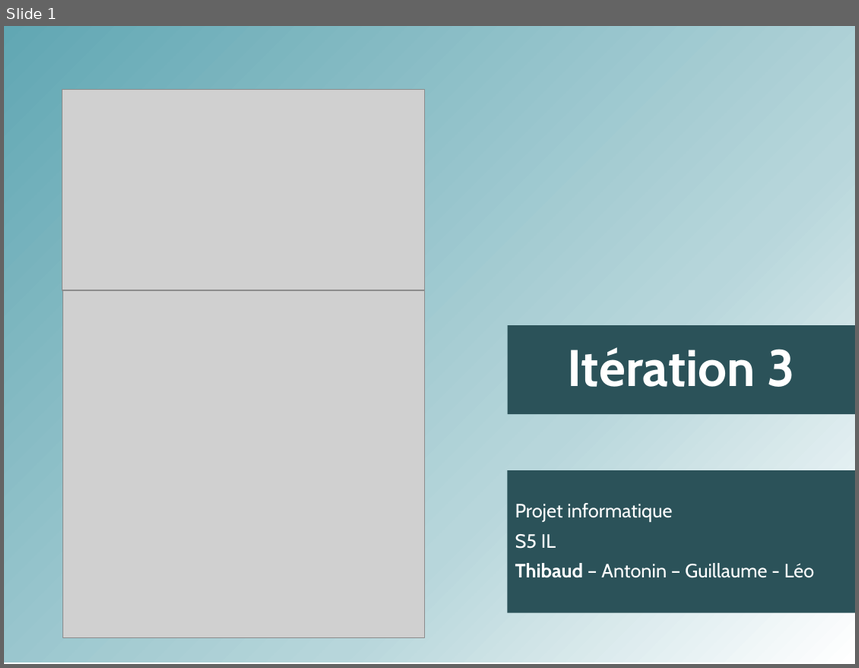
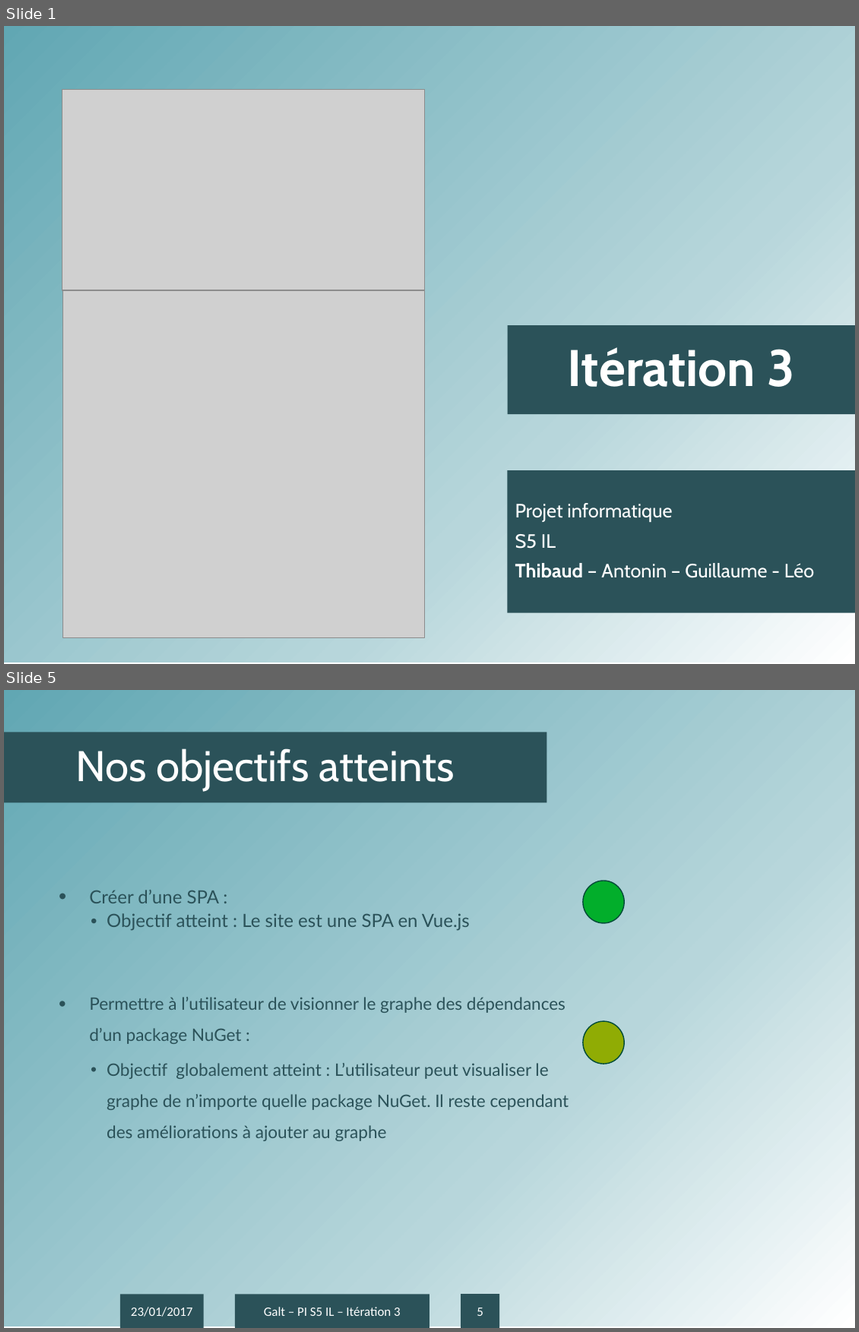
Before and after one commit to antonin-charrier/Project-Galt, a slide deck: Itérations/Présentation IT3.pptx. Shown one above the other, each under a label of ours: slide 1 before the commit, slides 1 and 5 after it; the slides between them are not shown. The pictures are 859x668 and 859x1332 pixels, drawn with LibreOffice and Linux fonts; fonts in the diff are those of the drawing; grey boxes stand for pictures; background and template pictures are left out. Boxes give left, top, right and bottom in pixels: in the first picture for what was removed or moved away, otherwise in the second. Text is boxed around its words. In the diff, an @@ line names an element or a change of style, - is before the commit and + after.

```diff
--- a/Itérations/Présentation IT3.pptx
+++ b/Itérations/Présentation IT3.pptx
@@ slide 5 added at (4,690,855,1328), background #FFFFFF; not listed: 1 template element that a slide beside it also shows @@
@@ title added at (4,733,547,802), fill #2B5259, 40 pt, text #FFFFFF @@
+Nos objectifs atteints
@@ text added at (89,890,470,930), 17 pt, text #2B5259 @@
+• Créer d’une SPA :
+  • Objectif atteint : Le site est une SPA en Vue.js
@@ ellipse added at (583,881,624,923), fill #02AE2B, outline #014B38 1 pt @@
@@ text added at (89,997,569,1141), 16 pt, text #2B5259 @@
+• Permettre à l’utilisateur de visionner le graphe des dépendances d’un package NuGet :
+  • Objectif globalement atteint : L’utilisateur peut visualiser le graphe de n’importe quelle package NuGet. Il reste cependant des améliorations à ajouter au graphe
@@ ellipse added at (583,1021,624,1064), fill #90AC04, outline #014B38 1 pt @@
@@ rectangle added at (120,1295,204,1328), fill #2B5259, 12 pt, text #FFFFFF @@
+23/01/2017
@@ rectangle added at (235,1295,430,1328), fill #2B5259, 12 pt, text #FFFFFF @@
+Galt – PI S5 IL – Itération 3
@@ page number added at (462,1295,500,1328), fill #2B5259, 12 pt, text #FFFFFF @@
+5
```
Also in this commit, not shown: 3 slides changed, 5 other slides added.
